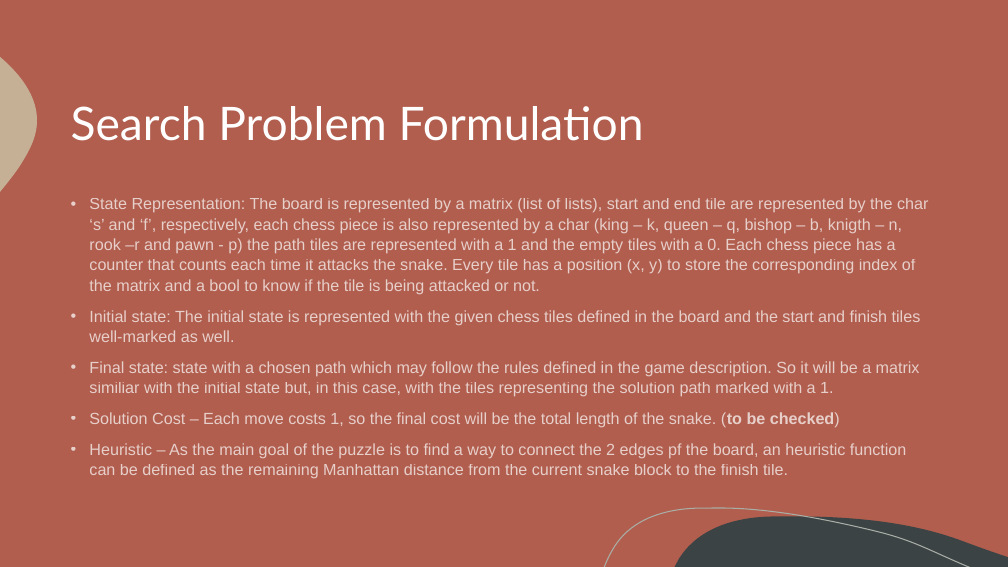
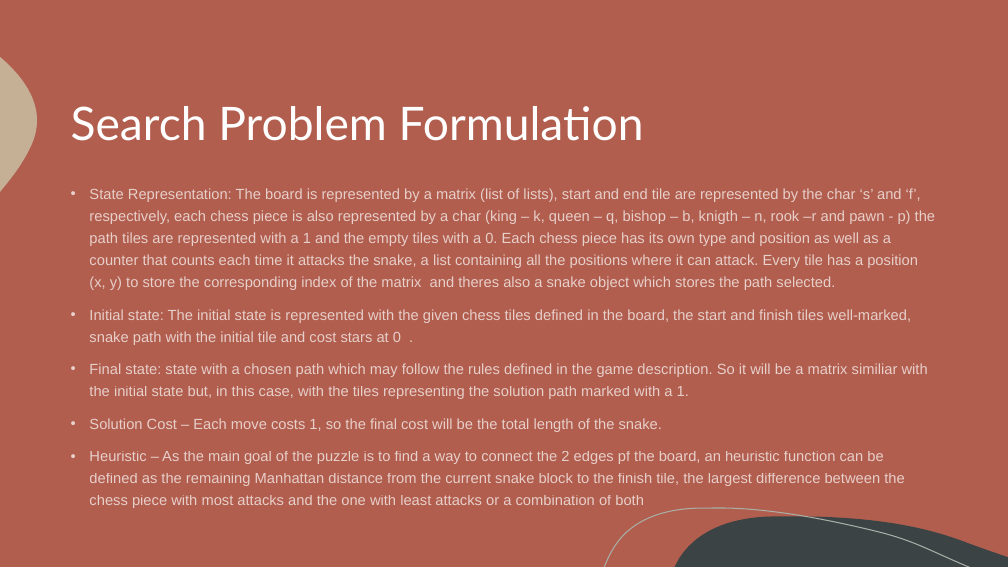
Before and after one commit to itsdomsantos/IART-2022, a slide deck: slide 3 of Chess Snake Puzzles – 2022 IA Project - Final Delivery.pptx. Drawn at 1008x567 pixels with LibreOffice and Linux fonts; fonts in the diff are those of the drawing. Boxes give left, top, right and bottom in pixels: in the first picture for what was removed or moved away, otherwise in the second. Text is boxed around its words. In the diff, an @@ line names an element or a change of style, - is before the commit and + after.

Commit message:
Update ppt, fix errors in documentation and add heuristic's explanation in readme

```diff
--- a/Chess Snake Puzzles – 2022 IA Project - Final Delivery.pptx
+++ b/Chess Snake Puzzles – 2022 IA Project - Final Delivery.pptx
@@ text "State Representation: The board is ...": place and size @@
-text "State Representation: The board is ..." at [89, 198, 928, 478]
+text "State Representation: The board is ..." at [89, 188, 935, 508]
@@ text at [89, 188, 935, 345]: text changed; size 15.4 to 14 pt @@
-• State Representation: The board is represented by a matrix (list of lists), start and end tile are represented by the char ‘s’ and ‘f’, respectively, each chess piece is also represented by a char (king – k, queen – q, bishop – b, knigth – n, rook –r and pawn - p) the path tiles are represented with a 1 and the empty tiles with a 0. Each chess piece has a counter that counts each time it attacks the snake. Every tile has a position (x, y) to store the corresponding index of the matrix and a bool to know if the tile is being attacked or not.
-• Initial state: The initial state is represented with the given chess tiles defined in the board and the start and finish tiles well-marked as well.
+• State Representation: The board is represented by a matrix (list of lists), start and end tile are represented by the char ‘s’ and ‘f’, respectively, each chess piece is also represented by a char (king – k, queen – q, bishop – b, knigth – n, rook –r and pawn - p) the path tiles are represented with a 1 and the empty tiles with a 0. Each chess piece has its own type and position as well as a counter that counts each time it attacks the snake, a list containing all the positions where it can attack. Every tile has a position (x, y) to store the corresponding index of the matrix and theres also a snake object which stores the path selected.
+• Initial state: The initial state is represented with the given chess tiles defined in the board, the start and finish tiles well-marked, snake path with the initial tile and cost stars at 0 .
@@ text at [89, 363, 928, 399]: size 15.4 to 14 pt in "Final state: state with a chosen path ..."; line spacing 1.05 to 1.25 @@
@@ text at [89, 418, 904, 508]: text changed; size 15.4 to 14 pt @@
-• Solution Cost – Each move costs 1, so the final cost will be the total length of the snake. (to be checked)
-• Heuristic – As the main goal of the puzzle is to find a way to connect the 2 edges pf the board, an heuristic function can be defined as the remaining Manhattan distance from the current snake block to the finish tile.
+• Solution Cost – Each move costs 1, so the final cost will be the total length of the snake.
+• Heuristic – As the main goal of the puzzle is to find a way to connect the 2 edges pf the board, an heuristic function can be defined as the remaining Manhattan distance from the current snake block to the finish tile, the largest difference between the chess piece with most attacks and the one with least attacks or a combination of both
```
Also in this commit, not shown: 5 other slides changed, 4 other files.
